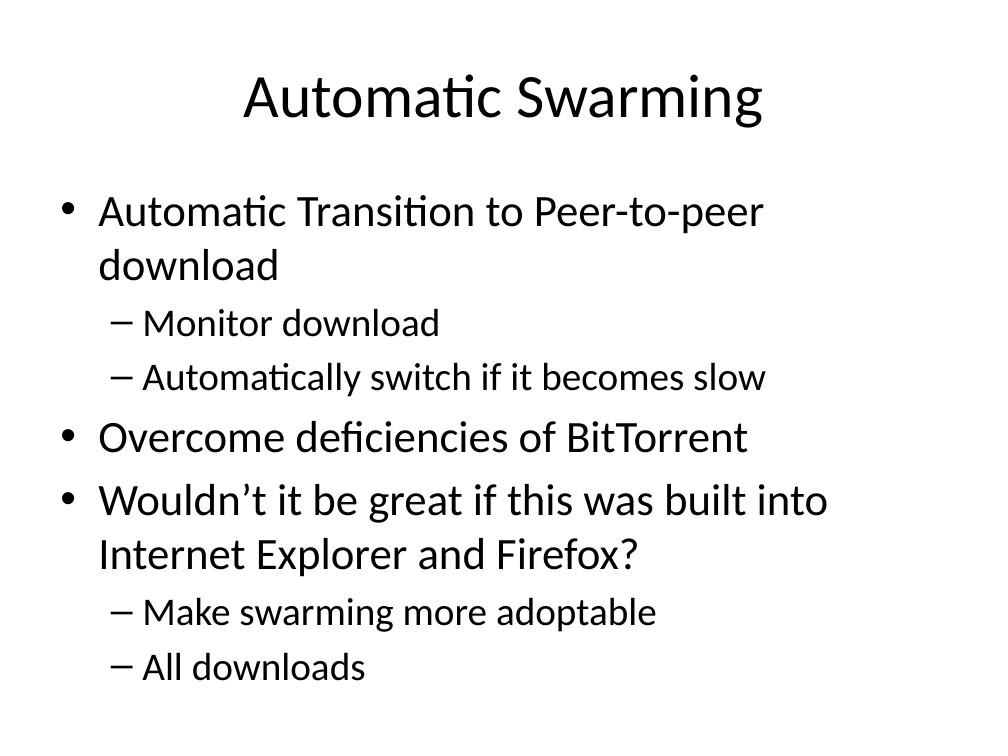
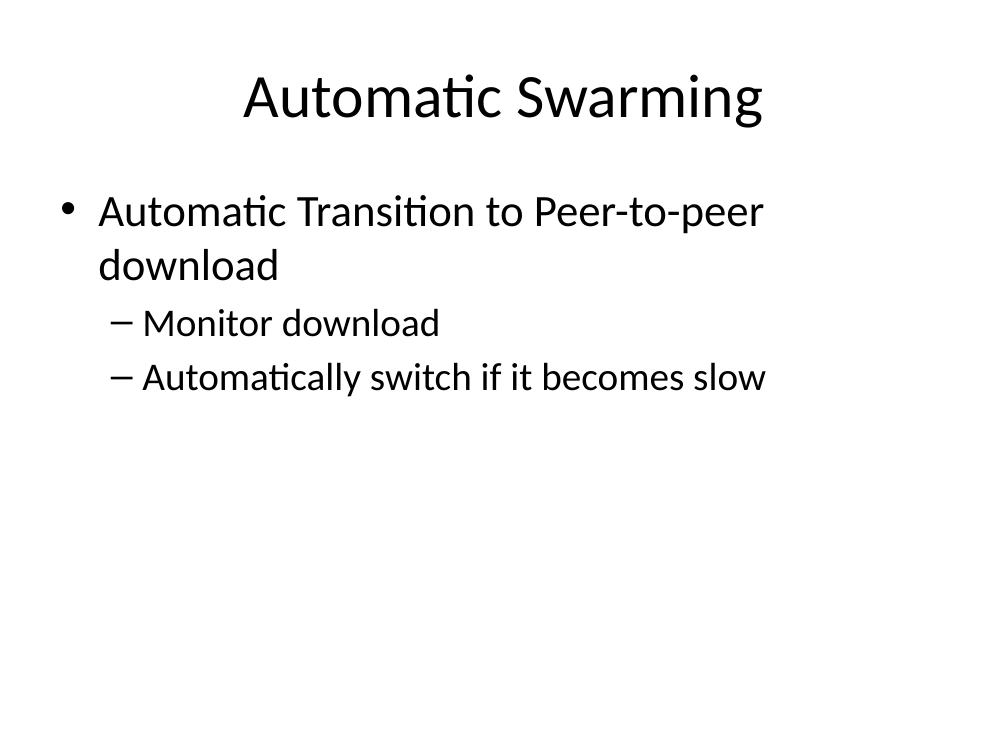
Before and after one commit to rdp/p2pwebclient, a slide deck: slide 11 of thesis_presentation/How to Make the Internet Faster.pptx. Drawn at 1008x756 pixels with LibreOffice and Linux fonts; fonts in the diff are those of the drawing. Boxes give left, top, right and bottom in pixels: in the first picture for what was removed or moved away, otherwise in the second. Text is boxed around its words. In the diff, an @@ line names an element or a change of style, - is before the commit and + after.

```diff
--- a/thesis_presentation/How to Make the Internet Faster.pptx
+++ b/thesis_presentation/How to Make the Internet Faster.pptx
@@ text at [98, 421, 829, 681]: paragraphs removed @@
-• Overcome deficiencies of BitTorrent
-• Wouldn’t it be great if this was built into Internet Explorer and Firefox?
-  – Make swarming more adoptable
-  – All downloads
```
Also in this commit, not shown: 10 other slides changed, 7 slides added, 10 slides removed.
